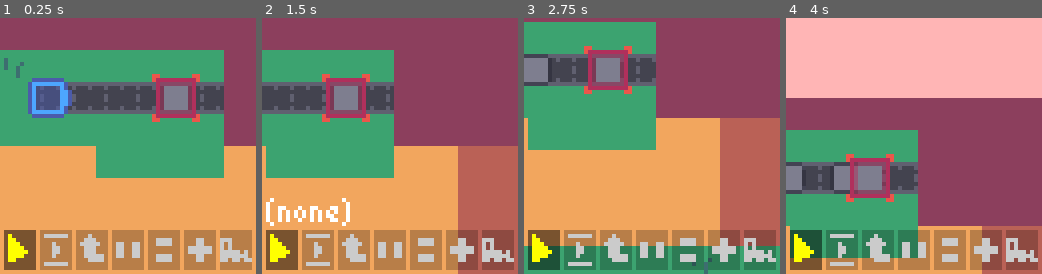
Above: before the commit, frames 1-4 (left to right).
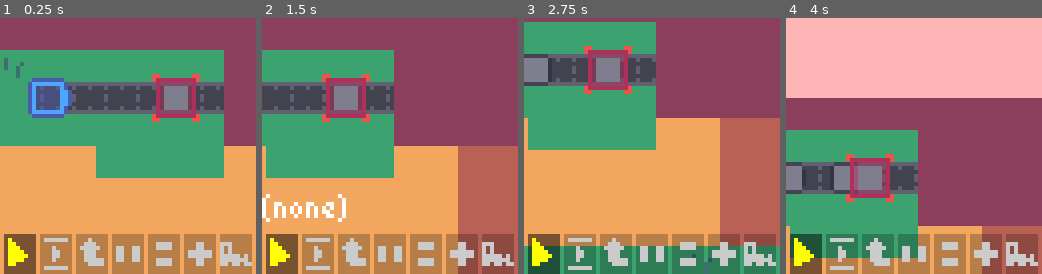
Above: after the commit, the same moments.

Repository: gheja/boxez
Game: Godot game, scene res://scenes/main_screen.tscn
The game is run twice, just before and just after one commit, with the same random seed, the same clock (stepped at 60 frames per second) and the same inputs.
Inputs (mouse positions are in pixels of both pictures, inside the frame that each line leads up to; where the layout moved, square brackets give the same spot in the first picture):
- Up to frame 1 (0.25 s): no input
- Up to frame 2 (1.5 s): tap Enter at 0.5 s; move the mouse to (446, 133) at 0.52 s; hold Right (ui_right) 0.53-1.25 s; click (446, 133) at 0.67 s; click (282, 253) [282, 250] at 1.25 s
- Up to frame 3 (2.75 s): move the mouse to (600, 158) at 2.02 s; hold Down (ui_down) from 2.03 s (still down); click (600, 158) at 2.17 s
- Up to frame 4 (4 s): move the mouse to (939, 89) at 2.77 s; release Down (ui_down) at 2.78 s; hold Right (ui_right) 2.78-3.53 s; click (939, 89) at 2.92 s; move the mouse to (901, 197) at 3.52 s; hold Up (ui_up) from 3.53 s (still down); click (901, 197) at 3.67 s

The runs differ from the first frame. In frame 1, 5.3% of the frame differs, in the area x 1-99%, y 82-100%; in frame 2, 7.0%, in the area x 0-99%, y 68-100%; in frame 3, 5.3%; in frame 4, 5.3%.

Commit message:
Fixed the tooltip blocking the click, the cursor is now reset to arrow over the toolbar

Diff:
--- a/src/scenes/toolbar_overlay.gd
+++ b/src/scenes/toolbar_overlay.gd
@@ -28,6 +28,11 @@
 
 	$CursorStuffs.global_position = cursor_position - camera.global_position + Vector2(32, 32)
 	$CursorStuffs.rotation_degrees = active_tool_rotation
+
+	if get_local_mouse_position().y > 52:
+		$CursorStuffs.visible = false
+	else:
+		$CursorStuffs.visible = true
 
 func use_tool():
 	level.use_tool(cursor_cell_coord, active_tool, active_tool_rotation)
--- a/src/scenes/toolbar_overlay.tscn
+++ b/src/scenes/toolbar_overlay.tscn
@@ -60,8 +60,17 @@
 anchor_bottom = 1.0
 grow_horizontal = 2
 grow_vertical = 2
+mouse_filter = 1
 theme = ExtResource("1_74p77")
 script = ExtResource("2_6h8mm")
+
+[node name="ButtonHelpText" type="RichTextLabel" parent="."]
+layout_mode = 0
+offset_top = 42.0
+offset_right = 64.0
+offset_bottom = 53.0
+mouse_filter = 1
+text = "Rotate"
 
 [node name="CursorStuffs" type="Control" parent="."]
 layout_mode = 2
@@ -129,9 +138,8 @@
 anchor_right = 1.0
 anchor_bottom = 1.0
 offset_left = 1.0
-offset_top = -11.0
+offset_top = -10.0
 offset_right = 2.0
-offset_bottom = -1.0
 grow_horizontal = 2
 grow_vertical = 0
 
@@ -176,15 +184,6 @@
 toggle_mode = true
 icon = SubResource("AtlasTexture_pjrv0")
 metadata/building_type = "destroy"
-
-[node name="ButtonHelpText" type="RichTextLabel" parent="."]
-layout_mode = 0
-offset_left = 1.0
-offset_top = 43.0
-offset_right = 65.0
-offset_bottom = 54.0
-mouse_filter = 1
-text = "Rotate"
 
 [connection signal="gui_input" from="CursorStuffs/BuildingOutlines" to="." method="_on_building_outlines_gui_input"]
 [connection signal="mouse_entered" from="HBoxContainer/ButtonNone" to="." method="_on_button_none_mouse_entered"]
